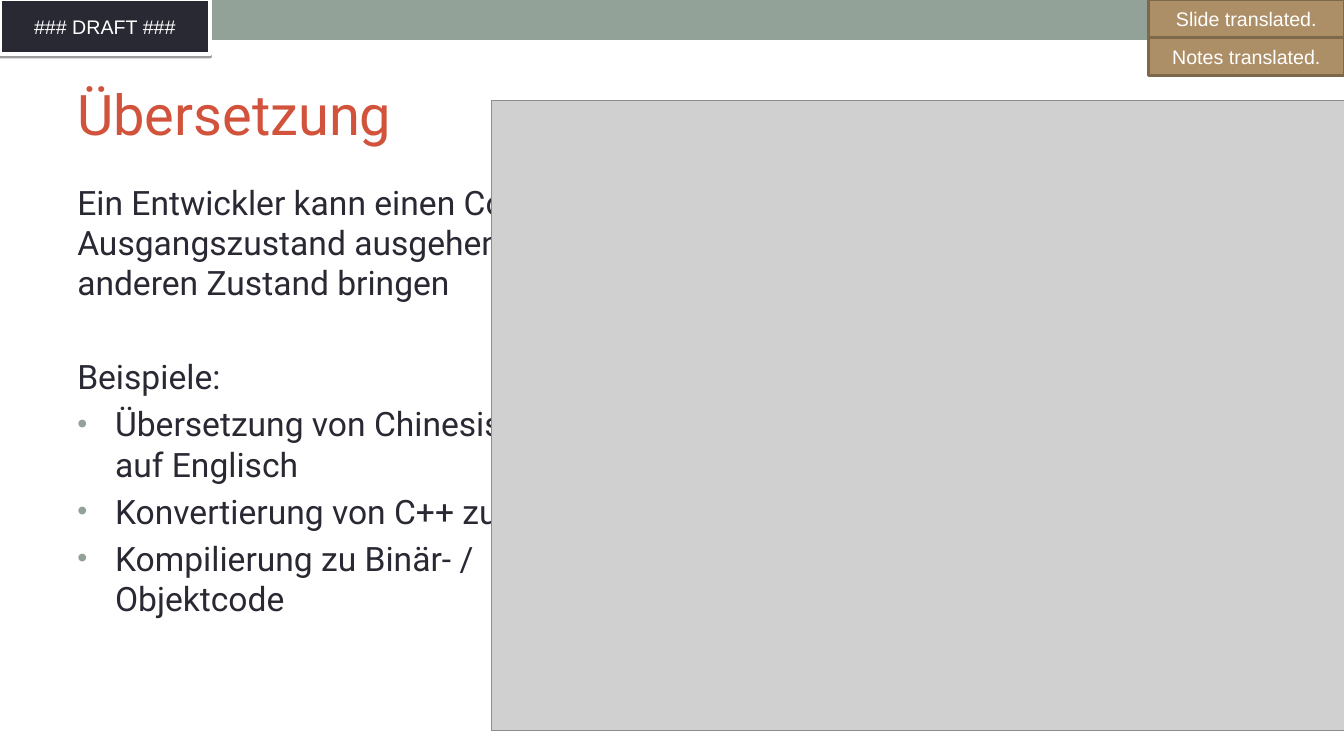
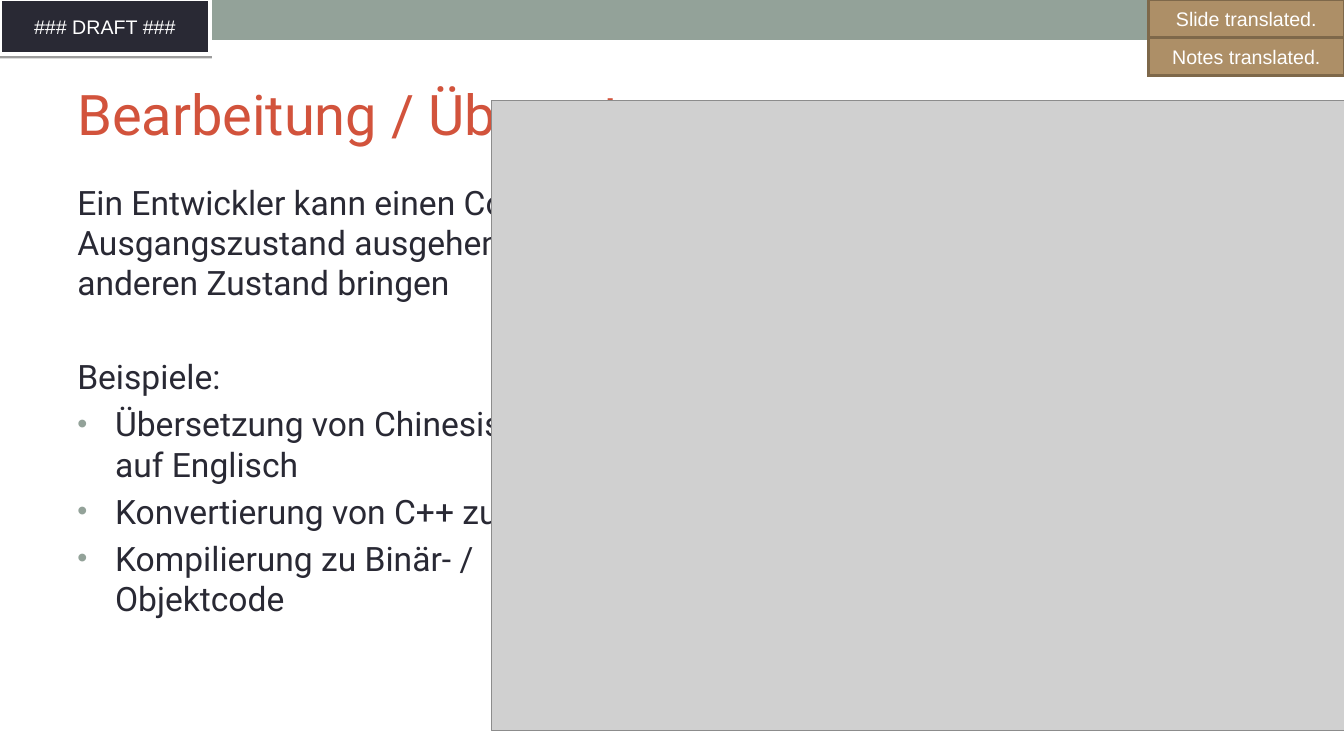
Before and after one commit to SThanheiser/curriculum, a slide deck: slide 39 of translation-DE/slides/DFT_openchain-curriculum-for-1-1_GER.odp. Drawn at 1344x756 pixels with LibreOffice and Linux fonts; fonts in the diff are those of the drawing; grey boxes stand for pictures; background and template pictures are left out. Boxes give left, top, right and bottom in pixels: in the first picture for what was removed or moved away, otherwise in the second. Text is boxed around its words. In the diff, an @@ line names an element or a change of style, - is before the commit and + after.

```diff
--- a/translation-DE/slides/DFT_openchain-curriculum-for-1-1_GER.odp
+++ b/translation-DE/slides/DFT_openchain-curriculum-for-1-1_GER.odp
@@ title at box(77, 84, 742, 149): text changed @@
-Übersetzung
+Bearbeitung / Übersetzung
```
Also in this commit, not shown: 12 other slides changed, 7 slides added, 7 slides removed, 1 other file.
